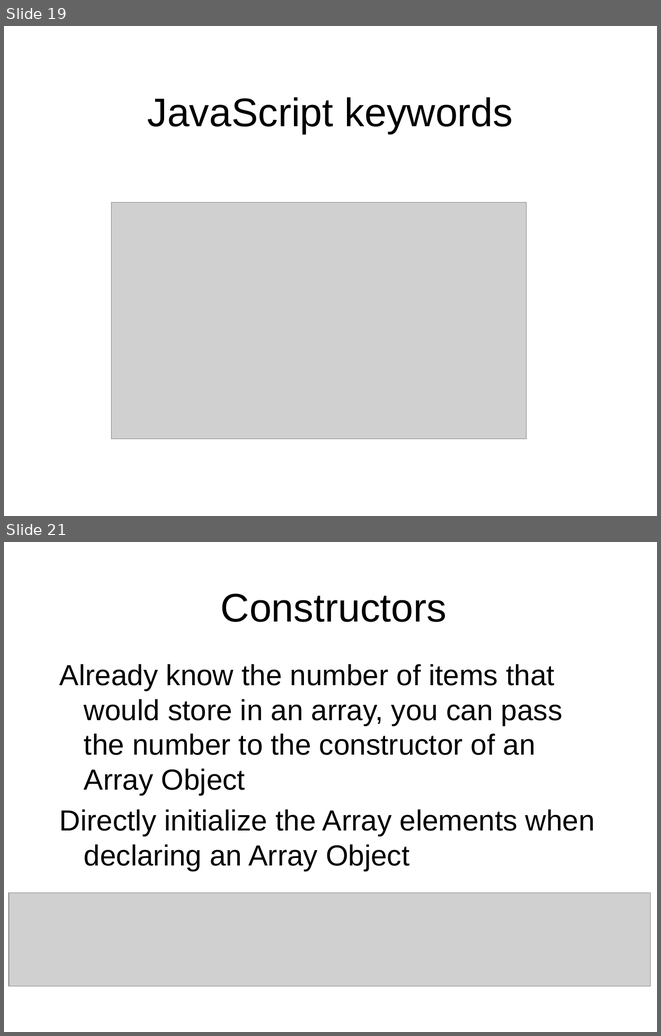
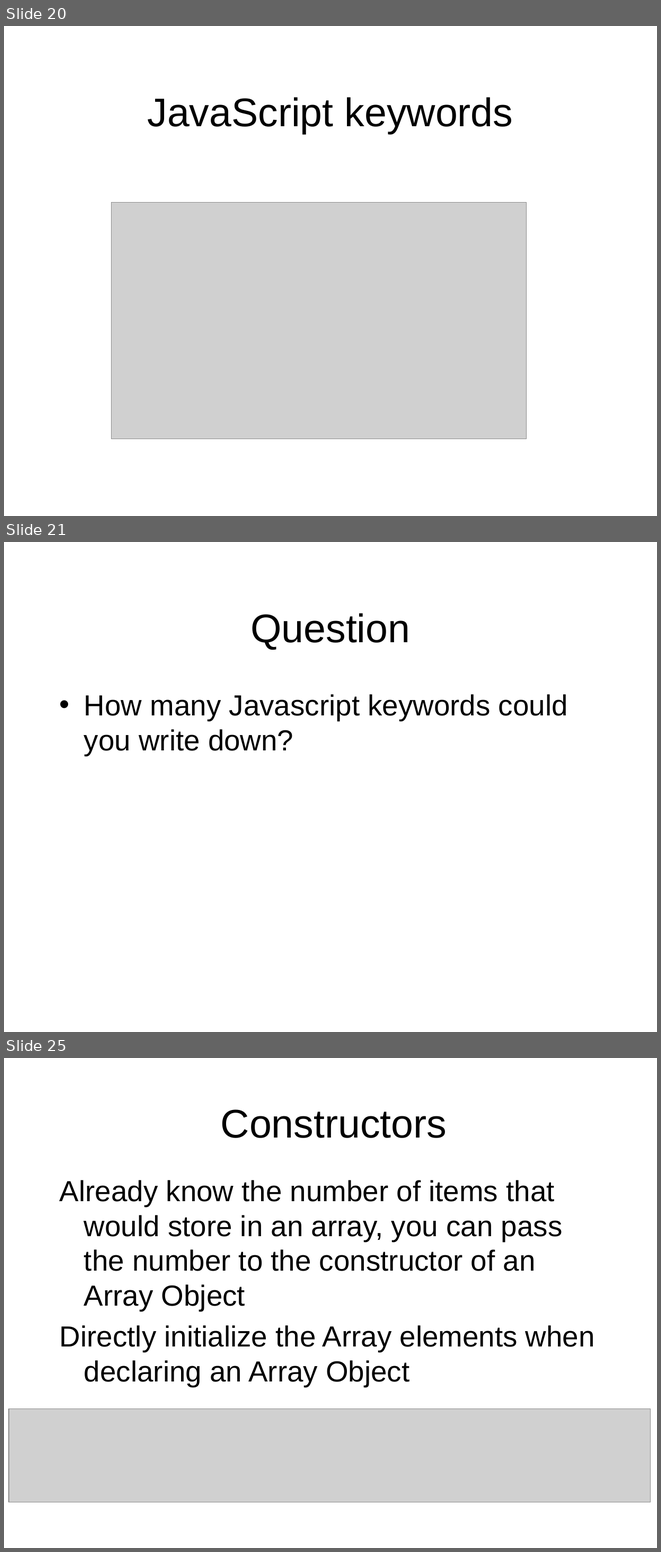
Before and after one commit to octaviordz/zjnu2017.github.io, a slide deck: WAD/lectures/100--Javascript.Syntax.pptx. Shown one above the other, each under a label of ours: slides 19 and 21 before the commit, slides 20, 21 and 25 after it; the slides between them are not shown. The pictures are 661x1036 and 661x1552 pixels, drawn with LibreOffice and Linux fonts; fonts in the diff are those of the drawing; grey boxes stand for pictures. Boxes give left, top, right and bottom in pixels: in the first picture for what was removed or moved away, otherwise in the second. Text is boxed around its words. In the diff, an @@ line names an element or a change of style, - is before the commit and + after.

Commit message:
Javascript.

```diff
--- a/WAD/lectures/100--Javascript.Syntax.pptx
+++ b/WAD/lectures/100--Javascript.Syntax.pptx
@@ slide 21 added at (4, 542, 657, 1032), background #FFFFFF @@
@@ title added at (250, 613, 410, 650), 44 pt, text #000000 @@
+Question
@@ text added at (84, 694, 568, 756), 32 pt, text #000000 @@
+• How many Javascript keywords could you write down?
@@ what was slide 19 is now slide 20 @@
@@ what was slide 21 is now slide 25 @@
```
Also in this commit, not shown: 11 slides changed, 5 other slides added, 2 slides removed.
